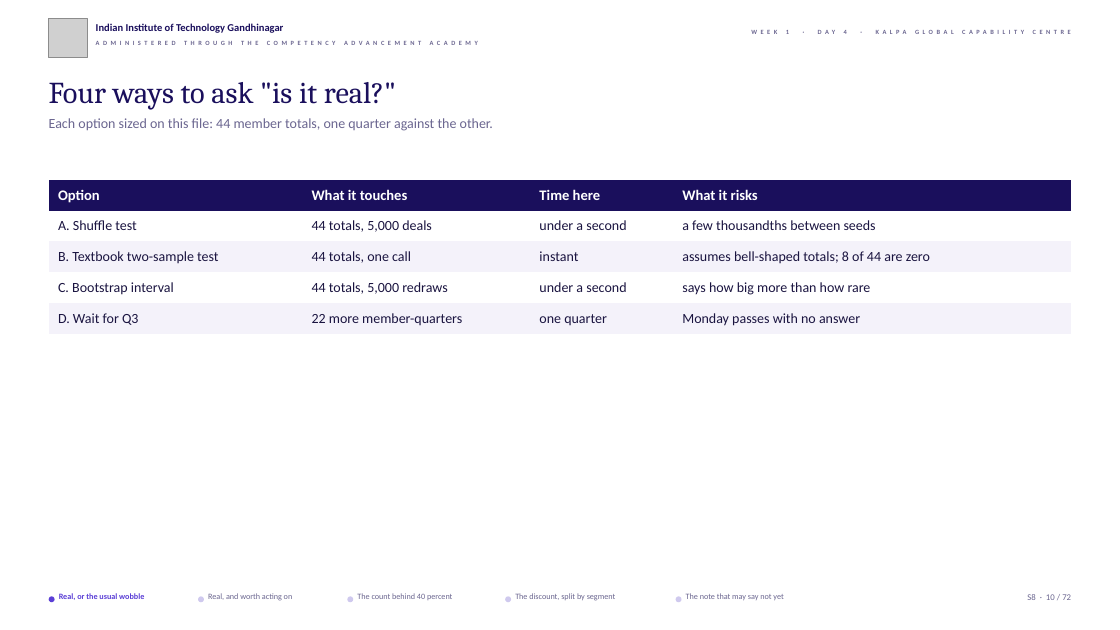
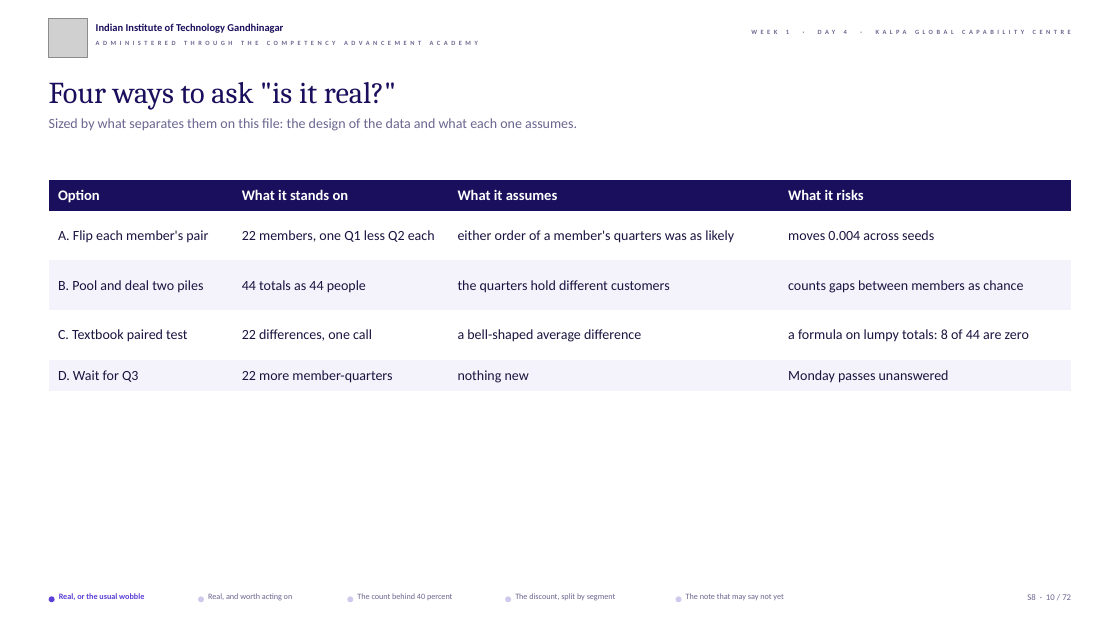
Before and after one commit to fde-academy-lab/c2-content-factory, a slide deck: slide 10 of content/W01/D4/slides/C2_W01_D04_half1_STUDENT.pptx. Drawn at 1120x630 pixels with LibreOffice and Linux fonts; fonts in the diff are those of the drawing; grey boxes stand for pictures; background and template pictures are left out. Boxes give left, top, right and bottom in pixels: in the first picture for what was removed or moved away, otherwise in the second. Text is boxed around its words. In the diff, an @@ line names an element or a change of style, - is before the commit and + after.

```diff
--- a/content/W01/D4/slides/C2_W01_D04_half1_STUDENT.pptx
+++ b/content/W01/D4/slides/C2_W01_D04_half1_STUDENT.pptx
@@ text at (49, 118, 577, 131): text changed @@
-Each option sized on this file: 44 member totals, one quarter against the other.
+Sized by what separates them on this file: the design of the data and what each one assumes.
@@ table at (49, 180, 1072, 391) @@
-row 1, column 2: What it touches
+row 1, column 2: What it stands on
-row 1, column 3: Time here
+row 1, column 3: What it assumes
-row 2: A. Shuffle test | 44 totals, 5,000 deals | under a second | a few thousandths between seeds
+row 2: A. Flip each member's pair | 22 members, one Q1 less Q2 each | either order of a member's quarters was as likely | moves 0.004 across seeds
-row 3: B. Textbook two-sample test | 44 totals, one call | instant | assumes bell-shaped totals; 8 of 44 are zero
+row 3: B. Pool and deal two piles | 44 totals as 44 people | the quarters hold different customers | counts gaps between members as chance
-row 4: C. Bootstrap interval | 44 totals, 5,000 redraws | under a second | says how big more than how rare
+row 4: C. Textbook paired test | 22 differences, one call | a bell-shaped average difference | a formula on lumpy totals: 8 of 44 are zero
-row 5, column 3: one quarter
+row 5, column 3: nothing new
-row 5, column 4: Monday passes with no answer
+row 5, column 4: Monday passes unanswered
```
Also in this commit, not shown: 52 other slides changed, 4 other files.
